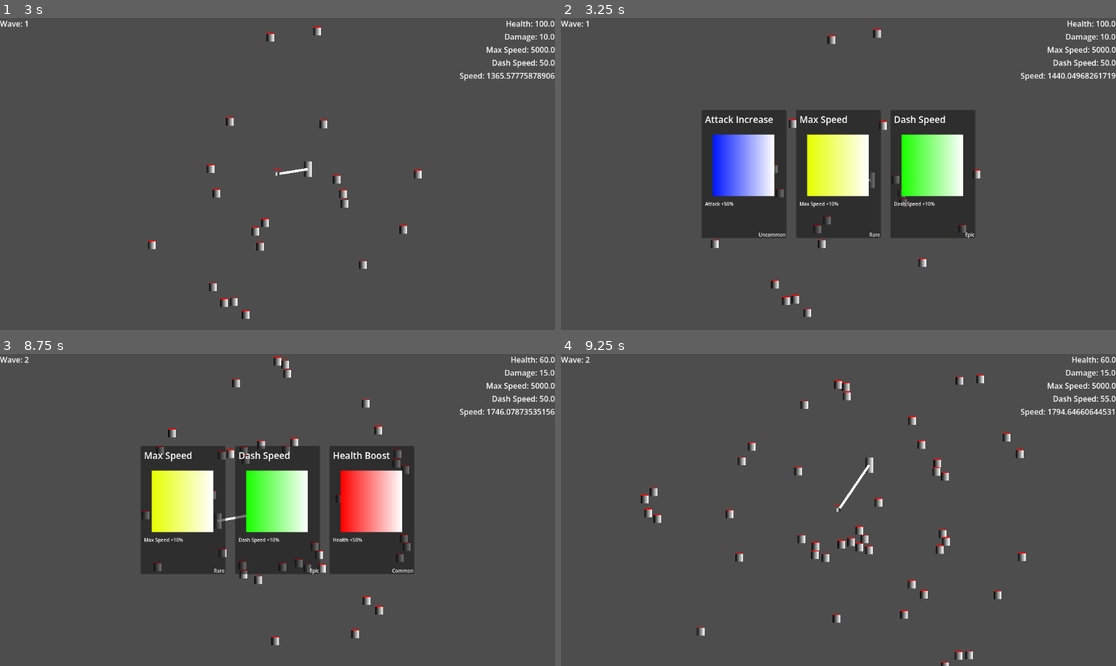
Above: before the commit, frames 1-4 (two rows, left to right).
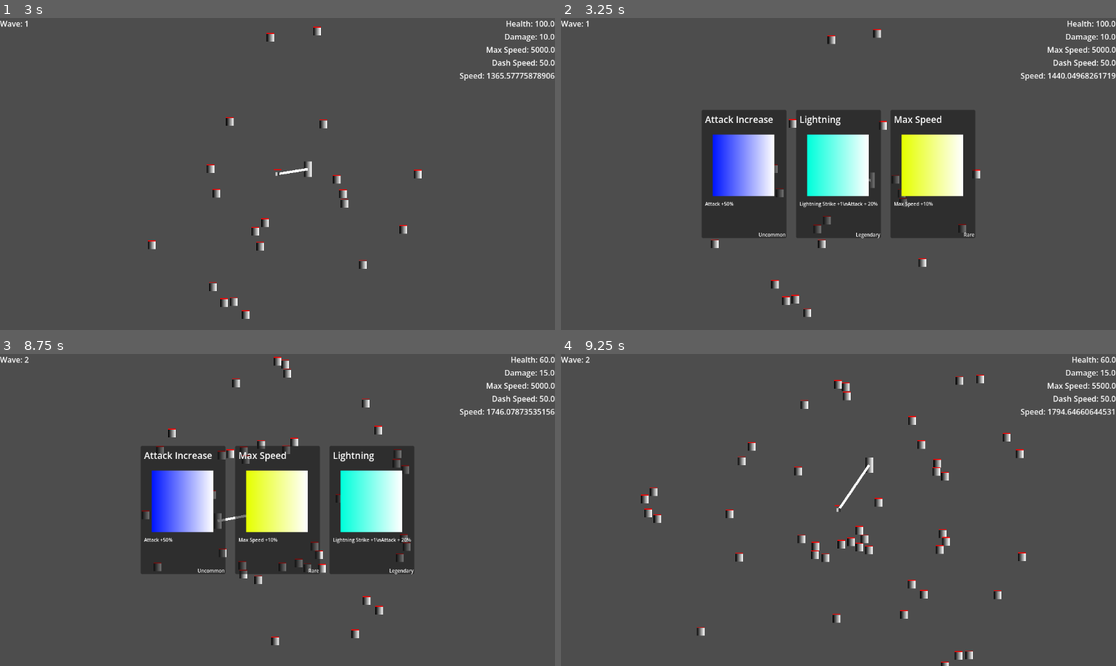
Above: after the commit, the same moments.

Repository: Blulow/majorjam
Game: Godot game, scene res://scenes/game.tscn
Two runs of this game, one before a commit and one after it. Both use one fixed random seed, a clock stepped at 60 frames per second and the inputs below.
Inputs (mouse positions are in pixels of both pictures, inside the frame that each line leads up to):
- Up to frame 1 (3 s): move the mouse to (399, 158) at 0.52 s; hold Up (up) 0.53-1.28 s; hold Right (right) 0.53-2.03 s; click (399, 158) at 0.67 s; move the mouse to (166, 189) at 1.27 s; tap Shift (dash) at 1.35, 2.85 s; tap Up (up) at 1.52, 1.55, 1.82 s; move the mouse to (333, 105) at 2.02 s; hold Left (left) 2.03-2.78 s; hold Up (up) 2.03-2.78 s; move the mouse to (249, 236) at 2.77 s; hold Right (right) from 2.78 s (still down); click (249, 236) at 2.92 s
- Up to frame 2 (3.25 s): keep holding Right (right); tap Up (up) at 3.02, 3.05 s
- Up to frame 3 (8.75 s): tap Up (up) at 3.32, 4.52, 4.55, 4.82, 6.02, 6.05, 6.32, 7.52, 7.55, 7.82 s; tap Enter at 3.5 s; move the mouse to (183, 510) at 3.52 s; hold Up (up) 3.53-4.28 s; click (183, 510) at 3.67 s; move the mouse to (111, 463) at 4.27 s; release Right (right) at 4.28 s; hold Left (left) 4.28-5.03 s; tap Shift (dash) at 4.35, 5.85, 7.35 s; move the mouse to (305, 510) at 5.02 s; hold Right (right) 5.03-5.78 s; hold Up (up) 5.03-5.78 s; click (305, 510) at 5.17 s; move the mouse to (194, 432) at 5.77 s; hold Left (left) 5.78-7.28 s; move the mouse to (399, 494) at 6.52 s; hold Up (up) 6.53-7.28 s; move the mouse to (166, 525) at 7.27 s; hold Right (right) from 7.28 s (still down); click (166, 525) at 7.42 s; move the mouse to (333, 441) at 8.02 s; hold Up (up) from 8.03 s (still down)
- Up to frame 4 (9.25 s): keep holding Right (right); move the mouse to (838, 510) at 8.77 s; release Up (up) at 8.78 s; tap Shift (dash) at 8.85 s; click (838, 510) at 8.92 s; tap Up (up) at 9.02, 9.05 s

Frame 1 is identical in both runs. In frame 2, 4.4% of the frame differs, in the area x 43-75%, y 31-71%; in frame 3, 6.7%, in the area x 25-75%, y 31-71%; in frame 4, less than 0.1%.

Commit message:
add: lightning

Diff:
--- /dev/null
+++ b/assets/resources/build_cards/lightning.tres
@@ -0,0 +1,19 @@
+[gd_resource type="Resource" script_class="BuildCard" format=3 uid="uid://cew1aw0uhnd3i"]
+
+[ext_resource type="Resource" uid="uid://dsc5xxlm1lkc5" path="res://assets/resources/builds/lightning_effect.tres" id="1_chyno"]
+[ext_resource type="Script" uid="uid://i1l2dnvixscx" path="res://scripts/build/build_card.gd" id="2_lviyq"]
+
+[sub_resource type="Gradient" id="Gradient_74ah0"]
+colors = PackedColorArray(0, 1, 0.859375, 1, 1, 1, 1, 1)
+
+[sub_resource type="GradientTexture2D" id="GradientTexture2D_exbg5"]
+gradient = SubResource("Gradient_74ah0")
+
+[resource]
+script = ExtResource("2_lviyq")
+name = "Lightning"
+description = "Lightning Strike +1\\nAttack + 20%"
+image = SubResource("GradientTexture2D_exbg5")
+rarity = 4
+build = ExtResource("1_chyno")
+metadata/_custom_type_script = "uid://i1l2dnvixscx"
--- /dev/null
+++ b/assets/resources/builds/lightning_effect.tres
@@ -0,0 +1,21 @@
+[gd_resource type="Resource" script_class="Build" format=3 uid="uid://dsc5xxlm1lkc5"]
+
+[ext_resource type="Script" uid="uid://bhpno1aow3pps" path="res://scripts/build/build_effects/build_effect.gd" id="1_5m318"]
+[ext_resource type="Script" uid="uid://dhwy7m3kx64to" path="res://scripts/build/build_effects/lightning_effect.gd" id="2_80t5n"]
+[ext_resource type="Script" uid="uid://daelugdpvf7sv" path="res://scripts/build/build.gd" id="3_c18te"]
+[ext_resource type="Script" uid="uid://w11si1m6ucay" path="res://scripts/build/build_effects/attack_modifier.gd" id="3_f73mf"]
+
+[sub_resource type="Resource" id="Resource_2ypod"]
+script = ExtResource("2_80t5n")
+count = 1
+metadata/_custom_type_script = "uid://dhwy7m3kx64to"
+
+[sub_resource type="Resource" id="Resource_d7q4o"]
+script = ExtResource("3_f73mf")
+modifier = 0.2
+metadata/_custom_type_script = "uid://w11si1m6ucay"
+
+[resource]
+script = ExtResource("3_c18te")
+effects = Array[ExtResource("1_5m318")]([SubResource("Resource_2ypod"), SubResource("Resource_d7q4o")])
+metadata/_custom_type_script = "uid://daelugdpvf7sv"
--- /dev/null
+++ b/scenes/attack_objects/lightning.tscn
@@ -0,0 +1,25 @@
+[gd_scene format=3 uid="uid://dyw36bxr1uvcw"]
+
+[ext_resource type="Script" uid="uid://dme8mc3ob7gu8" path="res://scripts/attack_objects/lightning.gd" id="1_d7okk"]
+[ext_resource type="PackedScene" uid="uid://2meofxjo8ys4" path="res://scenes/components/health/hitbox.tscn" id="2_rens8"]
+
+[sub_resource type="CircleShape2D" id="CircleShape2D_d7okk"]
+radius = 1000.0
+
+[sub_resource type="RectangleShape2D" id="RectangleShape2D_e8cnk"]
+
+[node name="Lightning" type="Node2D" unique_id=892561194]
+script = ExtResource("1_d7okk")
+
+[node name="Range" type="Area2D" parent="." unique_id=827173157]
+collision_layer = 2
+collision_mask = 2
+
+[node name="CollisionShape2D" type="CollisionShape2D" parent="Range" unique_id=1122494014]
+shape = SubResource("CircleShape2D_d7okk")
+
+[node name="Hitbox" parent="." unique_id=941001317 instance=ExtResource("2_rens8")]
+damage_amount = 10.0
+
+[node name="CollisionShape2D" type="CollisionShape2D" parent="Hitbox" unique_id=392799104]
+shape = SubResource("RectangleShape2D_e8cnk")
--- /dev/null
+++ b/scenes/attack_objects/lightning_object.tscn
@@ -0,0 +1,14 @@
+[gd_scene format=3 uid="uid://de1h853ih2dss"]
+
+[ext_resource type="Script" uid="uid://212nfpc8uwcn" path="res://scripts/attack_objects/lightning_object.gd" id="1_cocqe"]
+
+[sub_resource type="Gradient" id="Gradient_1cibb"]
+colors = PackedColorArray(0, 0, 1, 1, 0, 0, 1, 1)
+
+[sub_resource type="GradientTexture2D" id="GradientTexture2D_cocqe"]
+gradient = SubResource("Gradient_1cibb")
+
+[node name="LightningObject" type="Line2D" unique_id=1935989078]
+points = PackedVector2Array(0, 0)
+texture = SubResource("GradientTexture2D_cocqe")
+script = ExtResource("1_cocqe")
--- a/scenes/game.tscn
+++ b/scenes/game.tscn
@@ -21,6 +21,7 @@
 [ext_resource type="Resource" uid="uid://4nlxcoipaudb" path="res://assets/resources/build_cards/health_boost.tres" id="18_1kice"]
 [ext_resource type="Resource" uid="uid://d243586gq6y43" path="res://assets/resources/build_cards/max_speed.tres" id="20_5newe"]
 [ext_resource type="Resource" uid="uid://dmdrqgp05qjnm" path="res://assets/resources/build_cards/dash_speed.tres" id="21_37s47"]
+[ext_resource type="Resource" uid="uid://cew1aw0uhnd3i" path="res://assets/resources/build_cards/lightning.tres" id="22_37s47"]
 
 [node name="Game" type="Node2D" unique_id=1213886240]
 
@@ -96,10 +97,11 @@
 max_speed = 5000.0
 body_controller = NodePath("../BodyController")
 
-[node name="Rope" parent="Arena" unique_id=1075735704 node_paths=PackedStringArray("obj1", "obj2", "build_applier") instance=ExtResource("4_lbhrr")]
+[node name="Rope" parent="Arena" unique_id=1075735704 node_paths=PackedStringArray("obj1", "obj2", "build_applier", "arena") instance=ExtResource("4_lbhrr")]
 obj1 = NodePath("../Player")
 obj2 = NodePath("../Anchor/RopeEnd")
 build_applier = NodePath("../../BuildApplier")
+arena = NodePath("..")
 
 [node name="Anchor" parent="Arena" unique_id=2015515689 instance=ExtResource("3_lnu2h")]
 
@@ -125,5 +127,5 @@
 wave_manager = NodePath("../WaveManager")
 build_builder = NodePath("../CanvasLayer/BuildBuilder")
 build_applier = NodePath("../BuildApplier")
-registered_build_cards = Array[ExtResource("16_ssvqc")]([ExtResource("17_264po"), ExtResource("18_1kice"), ExtResource("20_5newe"), ExtResource("21_37s47")])
+registered_build_cards = Array[ExtResource("16_ssvqc")]([ExtResource("17_264po"), ExtResource("18_1kice"), ExtResource("20_5newe"), ExtResource("21_37s47"), ExtResource("22_37s47")])
 card_count = 3
--- /dev/null
+++ b/scripts/attack_objects/lightning.gd
@@ -0,0 +1,60 @@
+extends Node2D
+class_name Lightning
+
+@onready var range: Area2D = $Range
+var lightning_scene: PackedScene = preload("res://scenes/attack_objects/lightning_object.tscn")
+
+func attack(enemy: Enemy, count: int, arena: Node2D) -> void:
+	position = enemy.position
+
+	var overlapping_enemies: Array[Enemy] = get_enemies_in_range(300.0)
+
+	for i in count:
+		var next_enemy: Enemy
+		var enemy_dist: float
+
+		if len(overlapping_enemies) > 0:
+			for e: Enemy in overlapping_enemies:
+				#if not e.is_in_group("enemy"): continue
+				if e == enemy: continue
+
+				if next_enemy == null or enemy_dist == null:
+					next_enemy = e
+					enemy_dist = position.distance_squared_to(e.position)
+				else:
+					if position.distance_squared_to(e.position) < enemy_dist:
+						next_enemy = e
+						enemy_dist = position.distance_squared_to(e.position)
+
+		var lightning: Line2D = lightning_scene.instantiate()
+		if next_enemy == null:
+			lightning.points = [position, position + Vector2.from_angle(randf() * TAU) * randf() * 50]
+		else:
+			lightning.points = [position, next_enemy.position]
+			position = next_enemy.position
+
+		arena.add_child(lightning)
+
+		await get_tree().create_timer(0.1).timeout
+
+	queue_free()
+
+func get_enemies_in_range(range: float) -> Array[Enemy]:
+	var shape: CircleShape2D = CircleShape2D.new()
+	shape.radius = range
+	var query: PhysicsShapeQueryParameters2D = PhysicsShapeQueryParameters2D.new()
+	query.shape = shape
+	query.transform = Transform2D(0, global_position)
+	query.collision_mask = 2
+
+	var collisions: Array[Dictionary] = get_world_2d().direct_space_state.intersect_shape(query)
+	var enemies: Array[Enemy]
+	for i: Dictionary in collisions:
+		if i.collider is Enemy:
+			enemies.append(i.collider)
+	return enemies
+
+#func _on_range_body_exited(body: Node2D) -> void:
+	#print("ee", body)
+	#overlapping_enemies.erase(body)
+	#print(overlapping_enemies, "e")
--- /dev/null
+++ b/scripts/attack_objects/lightning_object.gd
@@ -0,0 +1,12 @@
+extends Line2D
+
+const DISAPPEAR_TIME: float = 1.0
+
+var timer: float = 0.0
+
+func _process(delta: float) -> void:
+	if timer < DISAPPEAR_TIME:
+		modulate.a = 1 - timer / DISAPPEAR_TIME
+		timer += delta
+	else:
+		queue_free()
--- /dev/null
+++ b/scripts/build/build_effects/lightning_effect.gd
@@ -0,0 +1,28 @@
+extends BuildEffect
+class_name LightningEffect
+
+@export var count: int
+var lightning_scene: PackedScene = preload("res://scenes/attack_objects/lightning.tscn")
+
+const COOLDOWN: float = 1.0
+var timer: float = COOLDOWN
+
+var can_hit: bool = true
+
+func on_hit(context: CombatContext):
+	if not can_hit: return
+
+	var lightning: Lightning = lightning_scene.instantiate()
+	context.arena.add_child(lightning)
+	lightning.get_node("Hitbox").damage_amount = context.rope.get_node("Hitbox").damage_amount
+	lightning.attack(context.enemy, count, context.arena)
+	can_hit = false
+
+func on_tick(context: CombatContext):
+	if can_hit: return
+
+	if timer < COOLDOWN:
+		timer += context.delta
+	else:
+		can_hit = true
+		timer = 0.0
--- a/scripts/combat_context.gd
+++ b/scripts/combat_context.gd
@@ -1,8 +1,9 @@
 extends Resource
 class_name CombatContext
 
-var player
-var rope
-var anchor
-var enemy
-var delta
+var player: CharacterBody2D
+var rope: Rope
+var anchor: Anchor
+var enemy: Enemy
+var delta: float
+var arena: Node2D
--- a/scripts/rope/rope.gd
+++ b/scripts/rope/rope.gd
@@ -6,12 +6,15 @@
 var max_length: float = 20.0
 
 @export var build_applier: BuildApplier
+@export var arena: Node2D
 
 func _on_hitbox_area_entered(area: Area2D) -> void:
 	if not area.get_parent() is Enemy: return
 
 	var context: CombatContext = CombatContext.new()
 	context.enemy = area.get_parent()
+	context.arena = arena
+	context.rope = self
 	build_applier.on_hit(context)
 
 func _process(delta: float) -> void:
Not shown, added: scripts/attack_objects/lightning.gd.uid
Not shown, added: scripts/attack_objects/lightning_object.gd.uid
Not shown, added: scripts/build/build_effects/lightning_effect.gd.uid
